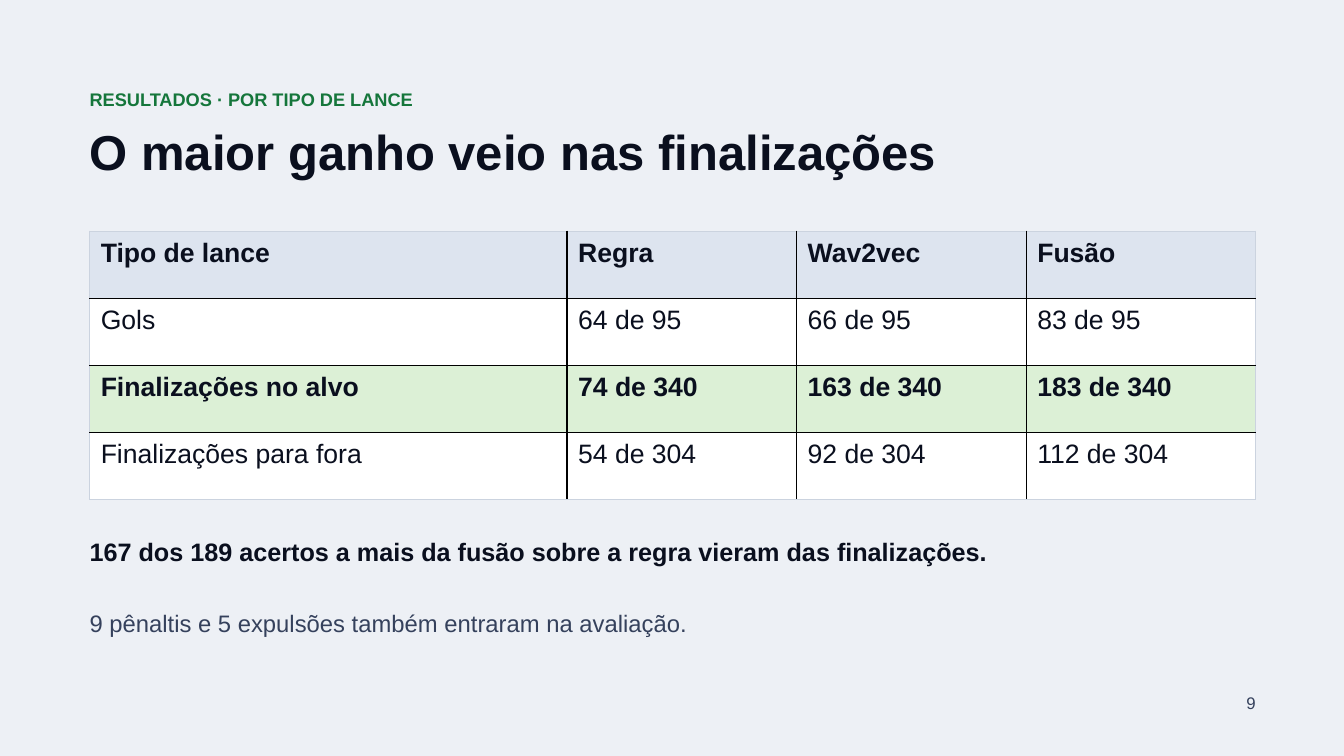
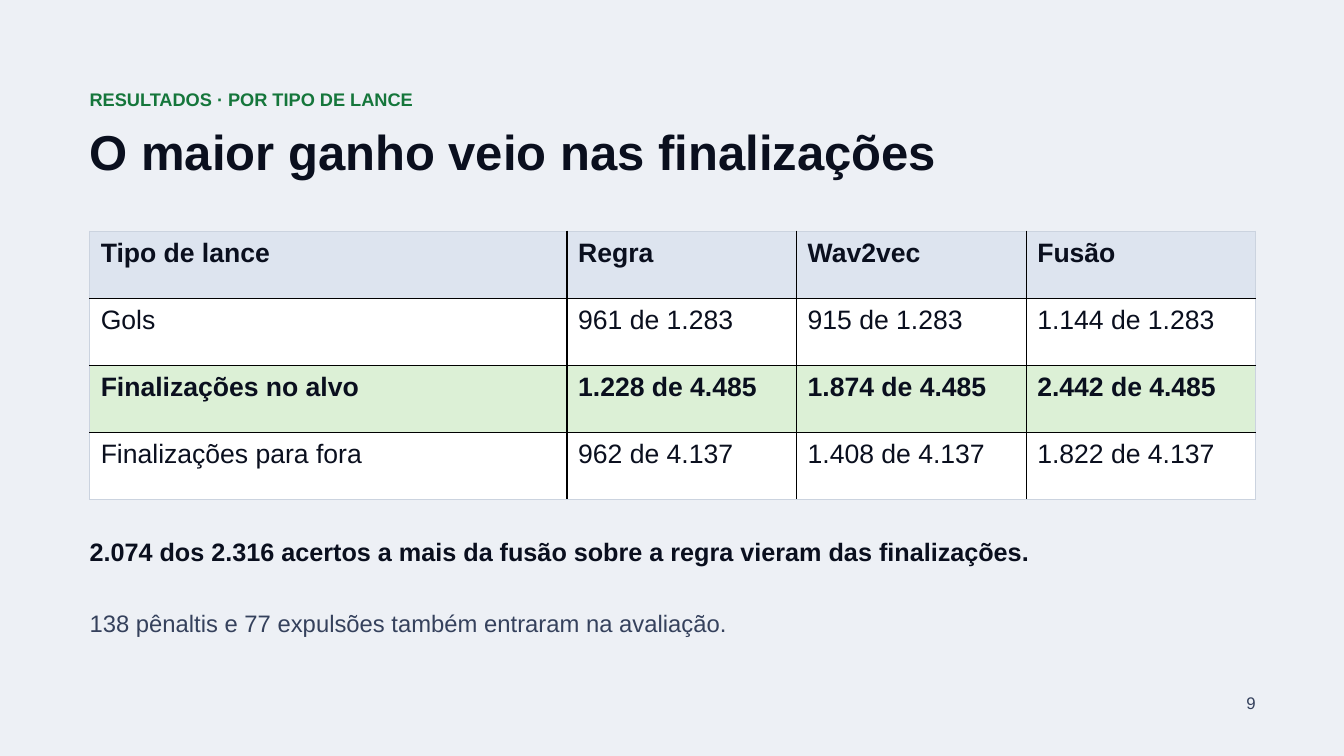
Before and after one commit to orlowf/PDSI-2026, a slide deck: slide 9 of slides/checkpoint-2/Signal-FC-Checkpoint-2.pptx. Drawn at 1344x756 pixels with LibreOffice and Linux fonts; fonts in the diff are those of the drawing. Boxes give left, top, right and bottom in pixels: in the first picture for what was removed or moved away, otherwise in the second. Text is boxed around its words. In the diff, an @@ line names an element or a change of style, - is before the commit and + after.

```diff
--- a/slides/checkpoint-2/Signal-FC-Checkpoint-2.pptx
+++ b/slides/checkpoint-2/Signal-FC-Checkpoint-2.pptx
@@ table at box(90, 231, 1257, 500) @@
-row 2: Gols | 64 de 95 | 66 de 95 | 83 de 95
+row 2: Gols | 961 de 1.283 | 915 de 1.283 | 1.144 de 1.283
-row 3: Finalizações no alvo | 74 de 340 | 163 de 340 | 183 de 340
+row 3: Finalizações no alvo | 1.228 de 4.485 | 1.874 de 4.485 | 2.442 de 4.485
-row 4: Finalizações para fora | 54 de 304 | 92 de 304 | 112 de 304
+row 4: Finalizações para fora | 962 de 4.137 | 1.408 de 4.137 | 1.822 de 4.137
@@ text at box(90, 542, 1029, 567): text changed @@
-167 dos 189 acertos a mais da fusão sobre a regra vieram das finalizações.
+2.074 dos 2.316 acertos a mais da fusão sobre a regra vieram das finalizações.
@@ text at box(90, 614, 726, 637): text changed @@
-9 pênaltis e 5 expulsões também entraram na avaliação.
+138 pênaltis e 77 expulsões também entraram na avaliação.
```
Also in this commit, not shown: 2 other slides changed, 3 slides added, 3 slides removed, 17 other files.
